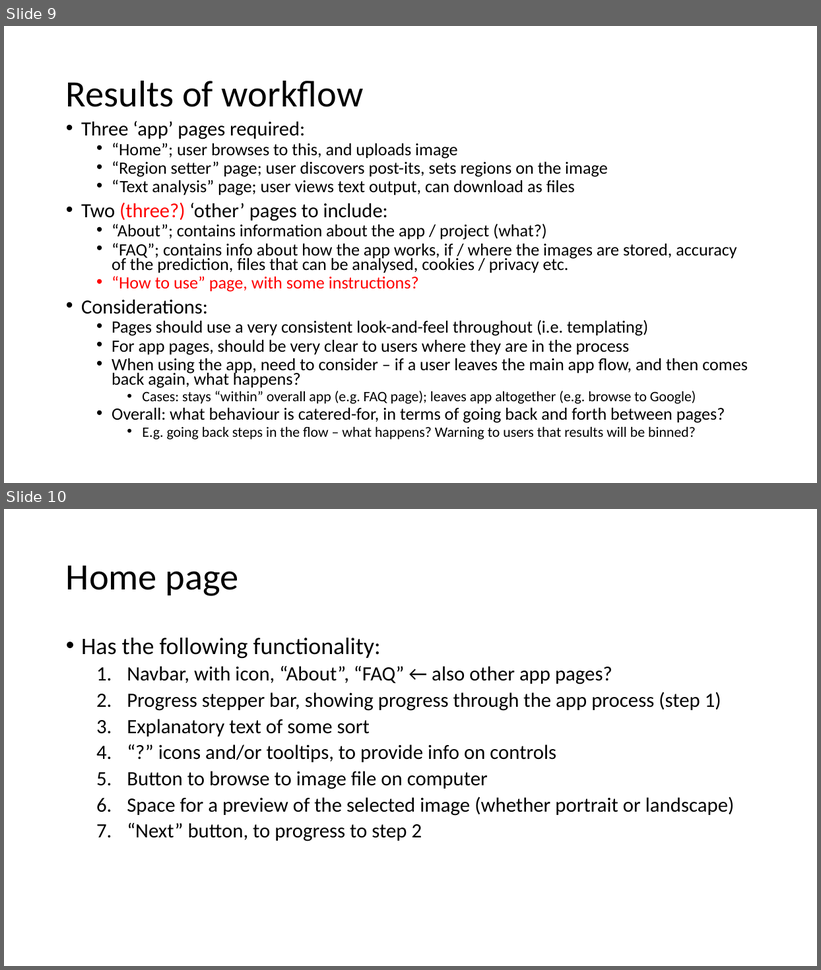
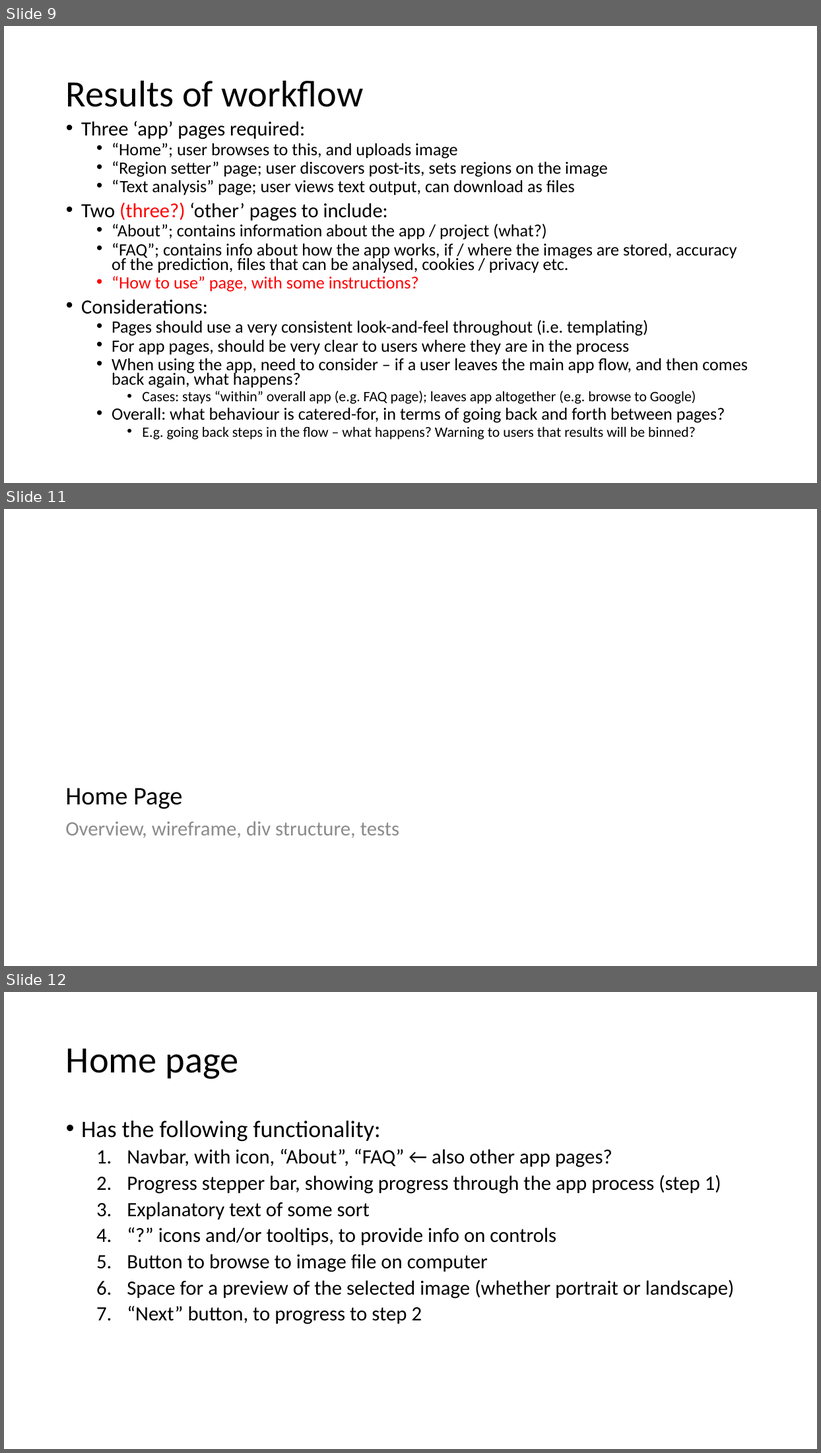
Before and after one commit to al-vincent/DesignThinkingToolset, a slide deck: documents/Design.pptx. Shown one above the other, each under a label of ours: slides 9 and 10 before the commit, slides 9, 11 and 12 after it; the slides between them are not shown. The pictures are 821x970 and 821x1453 pixels, drawn with LibreOffice and Linux fonts; fonts in the diff are those of the drawing. Boxes give left, top, right and bottom in pixels: in the first picture for what was removed or moved away, otherwise in the second. Text is boxed around its words. In the diff, an @@ line names an element or a change of style, - is before the commit and + after.

Commit message:
Updates to functional tests, in-line with new design plan. New functional tests are largely skeletons, for completion as new features are added

```diff
--- a/documents/Design.pptx
+++ b/documents/Design.pptx
@@ slide 11 added at bbox=[4, 509, 817, 966], background #FFFFFF @@
@@ title added at bbox=[65, 788, 182, 809], 30 pt, text #000000 @@
+Home Page
@@ text added at bbox=[65, 821, 399, 838], 24 pt, text #8C8C8C @@
+Overview, wireframe, div structure, tests
@@ what was slide 10 is now slide 12 @@
```
Also in this commit, not shown: 5 slides changed, 4 other slides added, 5 other files.
